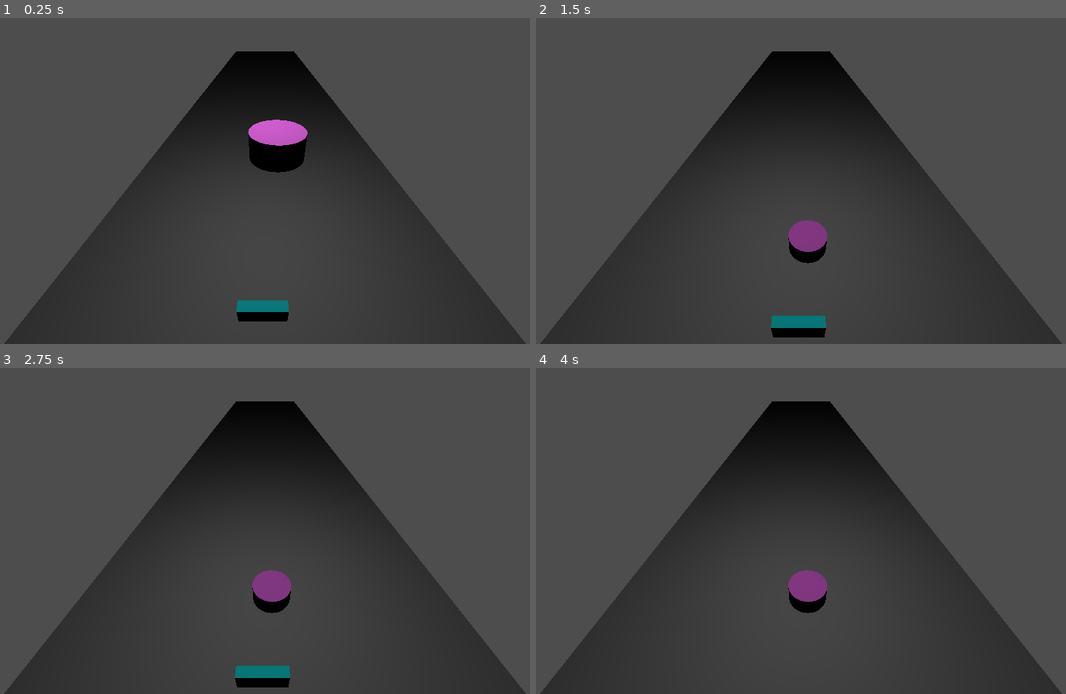
Above: before the commit, frames 1-4 (two rows, left to right).
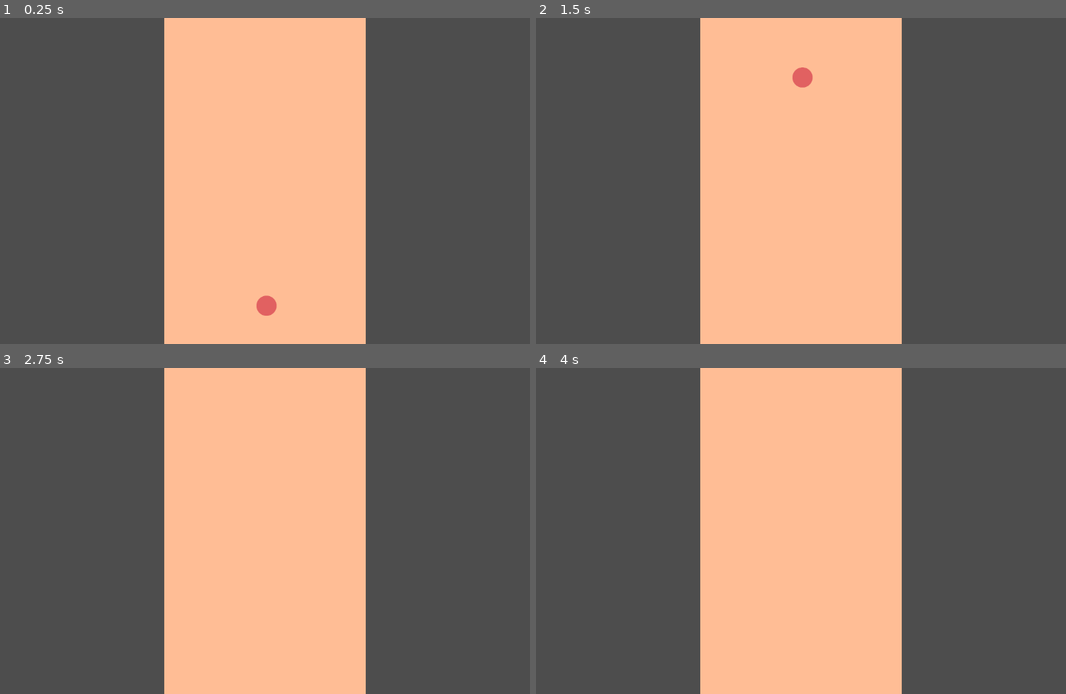
Above: after the commit, the same moments.

Repository: ParkerDavisGit/shuffleboard
Game: Godot game, scene res://majors/Shuffleboard/Shuffleboard.tscn
Two runs of this game, one before a commit and one after it. Both use one fixed random seed, a clock stepped at 60 frames per second and the inputs below.
Inputs (mouse positions are in pixels of both pictures, inside the frame that each line leads up to):
- Up to frame 1 (0.25 s): no input
- Up to frame 2 (1.5 s): move the mouse to (928, 164) at 0.52 s; press the mouse at (928, 164) at 0.53 s; move the mouse to (684, 197) at 1.27 s; release the mouse at (684, 197) at 1.28 s; click (684, 197) at 1.35 s
- Up to frame 3 (2.75 s): tap Enter at 2 s; move the mouse to (323, 459) at 2.02 s; press the mouse at (323, 459) at 2.03 s
- Up to frame 4 (4 s): tap Space at 2.75 s; move the mouse to (774, 596) at 2.77 s; release the mouse at (774, 596) at 2.78 s; click (774, 596) at 2.85 s; tap Enter at 3.5 s; move the mouse to (975, 579) at 3.52 s; press the mouse at (975, 579) at 3.53 s

The runs differ from the first frame. In frame 1, 48% of the frame differs, in the area x 0-100%, y 0-100%; in frame 2, 48%; in frame 3, 48%; in frame 4, 48%.

Commit message:
updating repo

Diff:
--- /dev/null
+++ b/shuffleboard/globals/signal_bus.gd
@@ -0,0 +1,4 @@
+extends Node
+
+@warning_ignore("unused_signal")
+signal on_script_event(event_name: String, event_arguments: Dictionary)
--- a/shuffleboard/majors/Shuffleboard/Floors/Base.tscn
+++ /dev/null
@@ -1,20 +0,0 @@
-[gd_scene load_steps=4 format=3 uid="uid://blt5fluqlnwho"]
-
-[ext_resource type="PhysicsMaterial" uid="uid://ct5q50wka2rgv" path="res://resources/floor/test_floor_1.tres" id="1_f2t40"]
-
-[sub_resource type="BoxShape3D" id="BoxShape3D_r0glm"]
-size = Vector3(10, 1, 50)
-
-[sub_resource type="BoxMesh" id="BoxMesh_f2t40"]
-size = Vector3(10, 1, 50)
-
-[node name="Base" type="Node3D"]
-
-[node name="StaticBody3D" type="StaticBody3D" parent="."]
-physics_material_override = ExtResource("1_f2t40")
-
-[node name="CollisionShape3D" type="CollisionShape3D" parent="StaticBody3D"]
-shape = SubResource("BoxShape3D_r0glm")
-
-[node name="MeshInstance3D" type="MeshInstance3D" parent="StaticBody3D"]
-mesh = SubResource("BoxMesh_f2t40")
--- /dev/null
+++ b/shuffleboard/majors/Shuffleboard/Objects/Board/Board.tscn
@@ -0,0 +1,23 @@
+[gd_scene load_steps=4 format=3 uid="uid://baw25p4svrlss"]
+
+[sub_resource type="RectangleShape2D" id="RectangleShape2D_besqc"]
+size = Vector2(400, 2000)
+
+[sub_resource type="StandardMaterial3D" id="StandardMaterial3D_besqc"]
+
+[sub_resource type="BoxMesh" id="BoxMesh_besqc"]
+material = SubResource("StandardMaterial3D_besqc")
+size = Vector3(400, 2000, 1)
+
+[node name="Board" type="Node2D"]
+
+[node name="Area2D" type="Area2D" parent="."]
+position = Vector2(576, 1000)
+
+[node name="CollisionShape2D" type="CollisionShape2D" parent="Area2D"]
+shape = SubResource("RectangleShape2D_besqc")
+
+[node name="MeshInstance2D" type="MeshInstance2D" parent="."]
+modulate = Color(1, 0.7398153, 0.58220506, 1)
+position = Vector2(576, 1000)
+mesh = SubResource("BoxMesh_besqc")
--- /dev/null
+++ b/shuffleboard/majors/Shuffleboard/Objects/Puck/PuckSB.tscn
@@ -0,0 +1,19 @@
+[gd_scene load_steps=4 format=3 uid="uid://bwnhny0ineyfq"]
+
+[ext_resource type="Script" uid="uid://q23h7nxleg3a" path="res://majors/Shuffleboard/Objects/Puck/puck_sb.gd" id="1_gnae3"]
+[ext_resource type="Texture2D" uid="uid://dgai00bkm2je1" path="res://majors/Shuffleboard/Objects/Puck/Assets/Puck.png" id="2_ntu78"]
+
+[sub_resource type="CircleShape2D" id="CircleShape2D_gnae3"]
+radius = 20.0
+
+[node name="PuckSb" type="RigidBody2D"]
+gravity_scale = 0.0
+linear_damp = 0.25
+script = ExtResource("1_gnae3")
+
+[node name="Sprite2D" type="Sprite2D" parent="."]
+scale = Vector2(0.4, 0.4)
+texture = ExtResource("2_ntu78")
+
+[node name="CollisionShape2D" type="CollisionShape2D" parent="."]
+shape = SubResource("CircleShape2D_gnae3")
--- /dev/null
+++ b/shuffleboard/majors/Shuffleboard/Objects/Puck/puck_sb.gd
@@ -0,0 +1,6 @@
+extends RigidBody2D
+class_name PuckSB
+
+func _input(event: InputEvent) -> void:
+	if event.is_action_pressed("Click"):
+		apply_impulse(Vector2(0, -500))
--- /dev/null
+++ b/shuffleboard/majors/Shuffleboard/Objects/ShuffleboardCamera/ShuffleboardCamera.gd
@@ -0,0 +1 @@
+extends Node
--- /dev/null
+++ b/shuffleboard/majors/Shuffleboard/Objects/ShuffleboardCamera/ShuffleboardCamera.tscn
@@ -0,0 +1,6 @@
+[gd_scene load_steps=2 format=3 uid="uid://s4stlgxt5a2i"]
+
+[ext_resource type="Script" uid="uid://ck8ni87civajl" path="res://majors/Shuffleboard/Objects/ShuffleboardCamera/ShuffleboardCamera.gd" id="1_e4gke"]
+
+[node name="ShuffleboardCamera" type="Node2D"]
+script = ExtResource("1_e4gke")
--- a/shuffleboard/majors/Shuffleboard/Puck/Puck.gd
+++ /dev/null
@@ -1,6 +0,0 @@
-extends Node3D
-
-func _input(event: InputEvent) -> void:
-	#if event.is_action_pressed("Click"):
-	#	$RigidBody3D.apply_force(Vector3(100, 0, 0))
-	return
--- a/shuffleboard/majors/Shuffleboard/Puck/Puck.tscn
+++ /dev/null
@@ -1,27 +0,0 @@
-[gd_scene load_steps=5 format=3 uid="uid://doxxbob0d0a1s"]
-
-[ext_resource type="Script" uid="uid://j051f6qsi3vt" path="res://majors/Shuffleboard/Puck/Puck.gd" id="1_8p4en"]
-
-[sub_resource type="CylinderMesh" id="CylinderMesh_8p4en"]
-height = 0.5
-
-[sub_resource type="StandardMaterial3D" id="StandardMaterial3D_8p4en"]
-albedo_color = Color(1, 0.44313726, 1, 1)
-
-[sub_resource type="CylinderShape3D" id="CylinderShape3D_8p4en"]
-height = 0.5
-
-[node name="Puck" type="Node3D"]
-script = ExtResource("1_8p4en")
-
-[node name="RigidBody3D" type="RigidBody3D" parent="."]
-axis_lock_angular_x = true
-axis_lock_angular_y = true
-axis_lock_angular_z = true
-
-[node name="MeshInstance3D" type="MeshInstance3D" parent="RigidBody3D"]
-mesh = SubResource("CylinderMesh_8p4en")
-surface_material_override/0 = SubResource("StandardMaterial3D_8p4en")
-
-[node name="CollisionShape3D" type="CollisionShape3D" parent="RigidBody3D"]
-shape = SubResource("CylinderShape3D_8p4en")
--- /dev/null
+++ b/shuffleboard/majors/Shuffleboard/Shuffleboard.gd
@@ -0,0 +1 @@
+extends Node2D
--- a/shuffleboard/majors/Shuffleboard/Shuffleboard.tscn
+++ b/shuffleboard/majors/Shuffleboard/Shuffleboard.tscn
@@ -1,30 +1,14 @@
-[gd_scene load_steps=4 format=3 uid="uid://bfm5rl4gevnp5"]
+[gd_scene load_steps=4 format=3 uid="uid://cq2m2rdy4qx5p"]
 
-[ext_resource type="PackedScene" uid="uid://blt5fluqlnwho" path="res://majors/Shuffleboard/Floors/Base.tscn" id="1_yk27e"]
-[ext_resource type="PackedScene" uid="uid://doxxbob0d0a1s" path="res://majors/Shuffleboard/Puck/Puck.tscn" id="2_gk0pn"]
-[ext_resource type="PackedScene" uid="uid://6p5gs1ikamik" path="res://majors/Shuffleboard/Stick/Stick.tscn" id="3_r2cw0"]
+[ext_resource type="Script" uid="uid://dmrh53lbjpp1d" path="res://majors/Shuffleboard/Shuffleboard.gd" id="1_j4oma"]
+[ext_resource type="PackedScene" uid="uid://baw25p4svrlss" path="res://majors/Shuffleboard/Objects/Board/Board.tscn" id="2_gk0pn"]
+[ext_resource type="PackedScene" uid="uid://bwnhny0ineyfq" path="res://majors/Shuffleboard/Objects/Puck/PuckSB.tscn" id="3_r2cw0"]
 
-[node name="Shuffleboard" type="Node3D"]
+[node name="Shuffleboard" type="Node2D"]
+script = ExtResource("1_j4oma")
 
-[node name="Camera3D" type="Camera3D" parent="."]
-transform = Transform3D(1, 0, 0, 0, 0.7879785, 0.6157028, 0, -0.6157028, 0.7879785, 0, 5.4690623, 3.56997)
+[node name="Board" parent="." instance=ExtResource("2_gk0pn")]
+position = Vector2(0, -1352)
 
-[node name="Enviroment" type="Node3D" parent="."]
-
-[node name="Floor" parent="Enviroment" instance=ExtResource("1_yk27e")]
-transform = Transform3D(1, 0, 0, 0, 1, 0, 0, 0, 1, 0, 0, -14.417355)
-
-[node name="BoxBox" type="Node3D" parent="."]
-
-[node name="LightBox" type="Node3D" parent="BoxBox"]
-
-[node name="OmniLight3D" type="OmniLight3D" parent="BoxBox/LightBox"]
-transform = Transform3D(1, 0, 0, 0, 1, 0, 0, 0, 1, 0, 5.6798244, 0)
-omni_range = 4096.0
-
-[node name="Puck" parent="." instance=ExtResource("2_gk0pn")]
-transform = Transform3D(1, 0, 0, 0, 1, 0, 0, 0, 1, 0.21596289, 3.9422388, 0.19896603)
-
-[node name="Stick" parent="." instance=ExtResource("3_r2cw0")]
-transform = Transform3D(1, 0, 0, 0, 1, 0, 0, 0, 1, -0.044657707, 0.75, 1.8111136)
-speed = 0.25
+[node name="PuckSb" parent="." instance=ExtResource("3_r2cw0")]
+position = Vector2(579, 572)
--- a/shuffleboard/majors/Shuffleboard/Stick/Stick.gd
+++ /dev/null
@@ -1,22 +0,0 @@
-extends Node3D
-
-@export var speed: float = 0.5
-
-var moving: bool = false
-var mouse_position: Vector2
-var old_mouse_position: Vector2
-
-
-func _input(event: InputEvent) -> void:
-	if event.is_action_pressed("Click"):
-		moving = true
-		mouse_position = get_viewport().get_mouse_position()
-	elif event.is_action_released("Click"):
-		moving = false
-
-func _process(delta: float) -> void:
-	if moving:
-		old_mouse_position = mouse_position
-		mouse_position = get_viewport().get_mouse_position()
-
-		self.position.z += (mouse_position.y - old_mouse_position.y) * speed * delta
--- a/shuffleboard/majors/Shuffleboard/Stick/Stick.tscn
+++ /dev/null
@@ -1,29 +0,0 @@
-[gd_scene load_steps=5 format=3 uid="uid://6p5gs1ikamik"]
-
-[ext_resource type="Script" uid="uid://c4t4lf8x4heng" path="res://majors/Shuffleboard/Stick/Stick.gd" id="1_1u22x"]
-
-[sub_resource type="BoxShape3D" id="BoxShape3D_1u22x"]
-size = Vector3(1, 0.5, 0.2)
-
-[sub_resource type="BoxMesh" id="BoxMesh_1u22x"]
-size = Vector3(1, 0.5, 0.2)
-
-[sub_resource type="StandardMaterial3D" id="StandardMaterial3D_e2nx6"]
-albedo_color = Color(0.050980393, 1, 1, 1)
-
-[node name="Stick" type="Node3D"]
-script = ExtResource("1_1u22x")
-
-[node name="CharacterBody3D" type="CharacterBody3D" parent="."]
-axis_lock_linear_y = true
-axis_lock_angular_x = true
-axis_lock_angular_y = true
-axis_lock_angular_z = true
-motion_mode = 1
-
-[node name="CollisionShape3D" type="CollisionShape3D" parent="CharacterBody3D"]
-shape = SubResource("BoxShape3D_1u22x")
-
-[node name="Area3D" type="MeshInstance3D" parent="CharacterBody3D"]
-mesh = SubResource("BoxMesh_1u22x")
-surface_material_override/0 = SubResource("StandardMaterial3D_e2nx6")
--- /dev/null
+++ b/shuffleboard/majors/VisualNovel/SpriteSheet/sprite_sheet.gd
@@ -0,0 +1,79 @@
+extends Control
+
+var left_sprite: TextureRect
+var right_sprite: TextureRect
+
+var left_scale: CenterContainer
+var right_scale: CenterContainer
+
+var left_name: String
+var right_name: String
+
+@export var unfocused_alpha: int
+@export var focused_alpha: int
+@export var unfocused_scale: Vector2
+@export var focused_scale: Vector2
+var focus: String = "left"
+
+func _ready() -> void:
+	self.left_sprite = $CenterContainerLeft/CharLeft
+	self.right_sprite = $CenterContainerRight/CharRight
+
+	self.left_scale = $CenterContainerLeft
+	self.right_scale = $CenterContainerRight
+
+	self.left_name = ""
+	self.right_name = ""
+
+
+func set_sprite(sprite_data: Dictionary) -> void:
+	# sprite_data = { file_name, character, location }
+	if sprite_data["location"] == "left":
+		self.left_sprite.visible = true
+
+		if sprite_data["file_name"] == "":
+			self.left_sprite.visible = false
+			return
+
+		self.left_name = sprite_data["file_name"]
+
+		self.left_sprite.texture = load(
+			"res://assets/characters/" +
+			sprite_data["character"] + "/" + sprite_data["file_name"] +
+			".png"
+		)
+
+	elif sprite_data["location"] == "right":
+		self.right_sprite.visible = true
+
+		if sprite_data["file_name"] == "":
+			self.right_sprite.visible = false
+			return
+
+		self.right_name = sprite_data["file_name"]
+
+		self.right_sprite.texture = load(
+			"res://assets/characters/" +
+			sprite_data["character"] + "/" + sprite_data["file_name"] +
+			".png"
+		)
+
+	else:
+		print("INCORRECT LOCATION DATA")
+
+func set_active_sprite(location: String) -> void:
+	if location == "left":
+		self.left_scale.scale = self.focused_scale
+		self.right_scale.scale = self.unfocused_scale
+
+		self.left_scale.modulate.a = self.focused_alpha
+		self.right_scale.modulate.a = self.unfocused_alpha
+		return
+
+	elif location == "right":
+		self.right_scale.scale = self.focused_scale
+		self.left_scale.scale = self.unfocused_scale
+
+		self.right_scale.modulate.a = self.focused_alpha
+		self.left_scale.modulate.a = self.unfocused_alpha
+		return
--- /dev/null
+++ b/shuffleboard/majors/VisualNovel/SpriteSheet/sprite_sheet.tscn
@@ -0,0 +1,42 @@
+[gd_scene load_steps=4 format=3 uid="uid://c508l8smpsjcb"]
+
+[ext_resource type="Script" uid="uid://dnkhhq1p44hfu" path="res://majors/VisualNovel/SpriteSheet/sprite_sheet.gd" id="1_iux2k"]
+[ext_resource type="Texture2D" uid="uid://cnrtwjfsf28pr" path="res://assets/characters/default_1.png" id="2_of5ym"]
+[ext_resource type="Texture2D" uid="uid://d2sfxngtc285y" path="res://assets/characters/default_2.png" id="3_fhg2f"]
+
+[node name="SpriteSheet" type="Control"]
+layout_mode = 3
+anchors_preset = 0
+script = ExtResource("1_iux2k")
+unfocused_alpha = 172
+focused_alpha = 255
+unfocused_scale = Vector2(0.45, 0.45)
+focused_scale = Vector2(0.5, 0.5)
+
+[node name="CenterContainerRight" type="CenterContainer" parent="."]
+modulate = Color(1, 1, 1, 0.6745098)
+layout_mode = 0
+offset_left = 905.0
+offset_top = 330.0
+offset_right = 1705.0
+offset_bottom = 1130.0
+scale = Vector2(0.45, 0.45)
+use_top_left = true
+
+[node name="CharRight" type="TextureRect" parent="CenterContainerRight"]
+layout_mode = 2
+texture = ExtResource("2_of5ym")
+
+[node name="CenterContainerLeft" type="CenterContainer" parent="."]
+modulate = Color(1, 1, 1, 0.6745098)
+layout_mode = 0
+offset_left = 305.0
+offset_top = 330.0
+offset_right = 1105.0
+offset_bottom = 1130.0
+scale = Vector2(0.45, 0.45)
+use_top_left = true
+
+[node name="CharLeft" type="TextureRect" parent="CenterContainerLeft"]
+layout_mode = 2
+texture = ExtResource("3_fhg2f")
--- /dev/null
+++ b/shuffleboard/majors/VisualNovel/Textbox/Textbox.tscn
@@ -0,0 +1,33 @@
+[gd_scene load_steps=3 format=3 uid="uid://dom2n7ru4geop"]
+
+[ext_resource type="Script" uid="uid://bkblr6ylqyb4i" path="res://majors/VisualNovel/Textbox/textbox.gd" id="1_p8exg"]
+[ext_resource type="Texture2D" uid="uid://bndxvbdqbsgvi" path="res://majors/VisualNovel/Assets/textbox.png" id="2_0l3g4"]
+
+[node name="Textbox" type="Control"]
+layout_mode = 3
+anchors_preset = 0
+script = ExtResource("1_p8exg")
+
+[node name="TextboxImage" type="TextureRect" parent="."]
+layout_mode = 0
+offset_right = 40.0
+offset_bottom = 40.0
+scale = Vector2(0.5, 0.5)
+texture = ExtResource("2_0l3g4")
+
+[node name="Text" type="RichTextLabel" parent="."]
+layout_mode = 0
+offset_left = 34.0
+offset_top = 52.0
+offset_right = 670.0
+offset_bottom = 183.0
+bbcode_enabled = true
+
+[node name="Speaker" type="RichTextLabel" parent="."]
+layout_mode = 0
+offset_left = 10.0
+offset_top = 1.0
+offset_right = 228.0
+offset_bottom = 39.0
+bbcode_enabled = true
+scroll_active = false
--- /dev/null
+++ b/shuffleboard/majors/VisualNovel/Textbox/textbox.gd
@@ -0,0 +1,38 @@
+extends Control
+class_name Textbox
+
+@export var speaker_font_size: int = 26
+@export var text_font_size: int = 20
+@export var text_font_color: Color = Color(0.0, 0.0, 0.0, 1.0)
+
+var speaker: RichTextLabel
+var text_box: RichTextLabel
+
+func _ready() -> void:
+	self.speaker = $Speaker
+	self.text_box = $Text
+
+func set_speaker(speaker_data: Dictionary) -> void:
+	self.speaker.push_font_size(self.speaker_font_size)
+	self.speaker.push_color(Color(
+		speaker_data["color"][0],
+		speaker_data["color"][1],
+		speaker_data["color"][2],
+		speaker_data["color"][3]
+	))
+
+	self.speaker.add_text(speaker_data["speaker"])
+
+func display_text(text_data: Dictionary) -> void:
+	# text_data = { speaker: { speaker, color }, text }
+	clear_text()
+
+	set_speaker(text_data["speaker_data"])
+
+	self.text_box.push_font_size(self.text_font_size)
+	self.text_box.push_color(self.text_font_color)
+	self.text_box.add_text(text_data["text"])
+
+func clear_text() -> void:
+	self.speaker.clear()
+	self.text_box.clear()
--- /dev/null
+++ b/shuffleboard/majors/VisualNovel/VisualNovel.tscn
@@ -0,0 +1,30 @@
+[gd_scene load_steps=4 format=3 uid="uid://vp5r62hwwf4o"]
+
+[ext_resource type="Script" uid="uid://durt06la84wxh" path="res://majors/VisualNovel/visual_novel.gd" id="1_87teu"]
+[ext_resource type="PackedScene" uid="uid://dom2n7ru4geop" path="res://majors/VisualNovel/Textbox/Textbox.tscn" id="2_qjeov"]
+[ext_resource type="PackedScene" uid="uid://c508l8smpsjcb" path="res://majors/VisualNovel/SpriteSheet/sprite_sheet.tscn" id="3_h6i3d"]
+
+[node name="VisualNovel" type="Control" node_paths=PackedStringArray("sprite_sheet", "textbox")]
+layout_mode = 3
+anchors_preset = 15
+anchor_right = 1.0
+anchor_bottom = 1.0
+grow_horizontal = 2
+grow_vertical = 2
+script = ExtResource("1_87teu")
+sprite_sheet = NodePath("SpriteSheet")
+textbox = NodePath("Textbox")
+
+[node name="Background (TODO)" type="Node" parent="."]
+
+[node name="MusicBox (TODO)" type="Node" parent="."]
+
+[node name="SpriteSheet" parent="." instance=ExtResource("3_h6i3d")]
+layout_mode = 0
+
+[node name="Textbox" parent="." instance=ExtResource("2_qjeov")]
+layout_mode = 0
+offset_left = 176.0
+offset_top = 448.0
+offset_right = 176.0
+offset_bottom = 448.0
--- /dev/null
+++ b/shuffleboard/majors/VisualNovel/visual_novel.gd
@@ -0,0 +1,136 @@
+## The Aggregate for all the visual novel pieces
+## Text Box
+## NISE-Parser
+
+extends Control
+class_name VisualNovelEngine
+
+@export var sprite_sheet: Control
+@export var textbox: Control
+
+var vn_script: Array = [ ]
+var vn_index: int = 0
+
+var waiting_for_input: bool = false
+
+var accepted_script_events: Dictionary = {
+
+}
+
+func _ready() -> void:
+	SignalBus.on_script_event.connect(_on_script_event)
+
+	open_file("dummy")
+	read_next_line()
+
+func _input(event: InputEvent) -> void:
+	if event.is_action_pressed("Click"):
+		if not waiting_for_input:
+			return
+
+		waiting_for_input = false
+		read_next_line()
+
+
+func read_next_line() -> void:
+	if vn_index >= vn_script.size():
+		return
+
+	match vn_script[vn_index]["opcode"]:
+		"text": # { speaker: { speaker, color }, text }
+			display_test(vn_script[vn_index])
+		"input": # { }
+			self.waiting_for_input = true
+		"ask": # { text, choices: [[text, jump], [text, jump]]}
+			##TODO
+			pass
+		"wait": # { time }
+			await get_tree().create_timer(vn_script[vn_index]["time"]).timeout
+		"background": # { file_name }
+			##TODO
+			pass
+		"sprite": # { file_name, character, location }
+			# location: "LEFT", "RIGHT"  <- probably capital lock
+			# Can leave file_name blank to deactivate
+			self.set_sprite(vn_script[vn_index])
+		"active_sprite": # { location }
+			self.set_active_sprite(vn_script[vn_index]["location"])
+		"move_sprite": # { name, location, time, method }
+			# method: slide, instant
+			##TODO ## TODO a lot later
+			pass
+		"animation": # { name }
+			##TODO
+			pass
+		"music": # { name }
+			##TODO
+			pass
+		"sound_effect": # { name }
+			##TODO
+			pass
+		"jump": # { type, amount }
+			# type: relative, absolute
+			self.set_vn_index(vn_script[vn_index])
+		"set_flag": # { name, value }
+			##TODO
+			pass
+		"if": # { flag, value, jump_true, jump_false }
+			##TODO
+			pass
+		"script": # { name }
+			##TODO
+			pass
+		"event":
+			##TODO
+			pass
+		_:
+			print("Line " + str(vn_index) + " is invalid.")
+			print("ERROR >> " + vn_script[vn_index])
+
+	vn_index += 1
+
+	if waiting_for_input:
+		return
+
+	read_next_line()
+
+
+# Just having the textbox handle this
+# Shouldn't be anything too crazy.
+# Unless I ever want to add fancy effects.
+func display_test(text_data: Dictionary) -> void:
+	self.textbox.display_text(text_data)
+
+
+func set_sprite(sprite_data: Dictionary) -> void:
+	self.sprite_sheet.set_sprite(sprite_data)
+
+func set_active_sprite(location: String) -> void:
+	self.sprite_sheet.set_active_sprite(location)
+
+
+func set_vn_index(index_data: Dictionary) -> void:
+	# index_data = { type, amount }
+	if index_data["type"] == "RELATIVE":
+		self.vn_index += index_data["amount"]
+		# Adjustment for the +1 the 'read_next_line' method gives
+		self.vn_index -= 1
+
+	elif index_data["type"] == "ABSOLUTE":
+		self.vn_index = index_data["amount"]
+		# Adjustment for the +1 the 'read_next_line' method gives
+		self.vn_index -= 1
+
+
+func open_file(file_name: String) -> void:
+	var json_string: String = FileAccess.get_file_as_string("res://scripts/" + file_name + ".json")
+
+	vn_script = JSON.parse_string(json_string)
+	vn_index = 0
+
+
+func _on_script_event(event_name: String, event_arguments: Dictionary) -> void:
+	if event_name not in accepted_script_events.keys():
+		return
+
+	accepted_script_events[event_name].call(event_arguments)
--- a/shuffleboard/project.godot
+++ b/shuffleboard/project.godot
@@ -11,9 +11,17 @@
 [application]
 
 config/name="shuffleboard"
-run/main_scene="uid://bfm5rl4gevnp5"
+run/main_scene="uid://cq2m2rdy4qx5p"
 config/features=PackedStringArray("4.5", "Forward Plus")
 config/icon="res://icon.svg"
+
+[autoload]
+
+SignalBus="*res://globals/signal_bus.gd"
+
+[debug]
+
+gdscript/warnings/untyped_declaration=2
 
 [input]
 
@@ -22,3 +30,8 @@
 "events": [Object(InputEventMouseButton,"resource_local_to_scene":false,"resource_name":"","device":-1,"window_id":0,"a …(258 unchanged characters)…
 ]
 }
+Space={
+"deadzone": 0.2,
+"events": [Object(InputEventKey,"resource_local_to_scene":false,"resource_name":"","device":-1,"window_id":0,"alt_pressed":false,"shift_pressed":false,"ctrl_pressed":false,"meta_pressed":false,"pressed":false,"keycode":0,"physical_keycode":32,"key_label":0,"unicode":32,"location":0,"echo":false,"script":null)
+]
+}
--- /dev/null
+++ b/shuffleboard/scripts/dummy.json
@@ -0,0 +1,78 @@
+[
+  {
+	"opcode": "active_sprite",
+	"location": "right"
+  },
+  {
+	"opcode": "text",
+	"speaker_data": {
+	  "speaker": "Jim",
+	  "color": [0.5, 0.2, 0.5, 1.0]
+	},
+	"text": "This is a cruise."
+  },
+  {
+	"opcode": "input"
+  },
+  {
+	"opcode": "active_sprite",
+	"location": "left"
+  },
+  {
+	"opcode": "sprite",
+	"character": "3",
+	"file_name": "default_3",
+	"location": "right"
+  },
+  {
+	"opcode": "text",
+	"speaker_data": {
+	  "speaker": "Y/N",
+	  "color": [0.5, 0.2, 0.5, 1.0]
+	},
+	"text": "I can't wait to play shuffleboard!"
+  },
+  {
+	"opcode": "wait",
+	"time": 2
+  },
+  {
+	"opcode": "active_sprite",
+	"location": "right"
+  },
+  {
+	"opcode": "sprite",
+	"character": "evil_octopus",
+	"file_name": "evil_octopus_1",
+	"location": "right"
+  },
+  {
+	"opcode": "text",
+	"speaker_data": {
+	  "speaker": "Evil Octopus",
+	  "color": [0.9, 0.4, 0.4, 1.0]
+	},
+	"text": "Gello Gorld"
+  },
+  {
+	"opcode": "input"
+  },
+  {
+	"opcode": "sprite",
+	"character": "",
+	"file_name": "",
+	"location": "right"
+  },
+  {
+	"opcode": "active_sprite",
+	"location": "left"
+  },
+  {
+	"opcode": "text",
+	"speaker_data": {
+	  "speaker": "Y/N",
+	  "color": [0.9, 0.4, 0.4, 1.0]
+	},
+	"text": "All Alone now"
+  },
+]
Binary file added: shuffleboard/assets/characters/3/default_3.png
Not shown, added: shuffleboard/assets/characters/3/default_3.png.import
Binary file added: shuffleboard/assets/characters/default_1.png
Not shown, added: shuffleboard/assets/characters/default_1.png.import
Binary file added: shuffleboard/assets/characters/default_2.png
Not shown, added: shuffleboard/assets/characters/default_2.png.import
Binary file added: shuffleboard/assets/characters/evil_octopus/evil_octopus_1.png
Not shown, added: shuffleboard/assets/characters/evil_octopus/evil_octopus_1.png.import
Not shown, removed: shuffleboard/data/dummy.txt
Not shown, removed: shuffleboard/globals/dummy.txt
Not shown, added: shuffleboard/globals/signal_bus.gd.uid
Binary file added: shuffleboard/majors/Shuffleboard/Objects/Puck/Assets/Puck.png
(and 14 more such lines)
